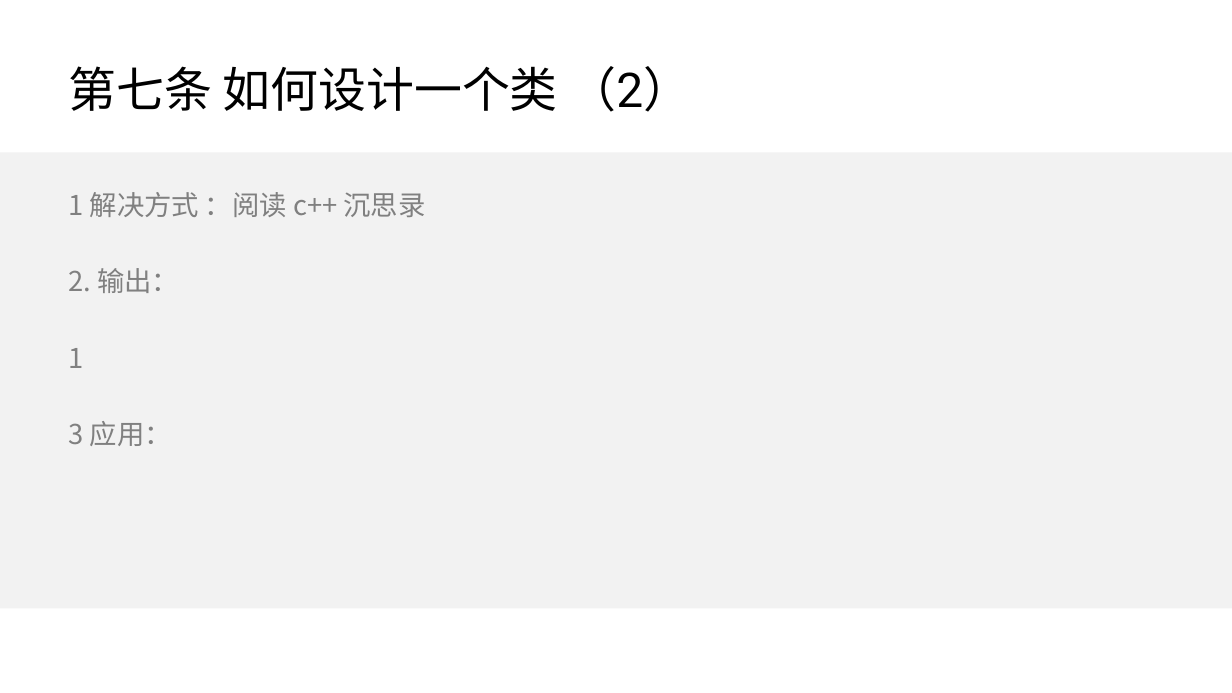
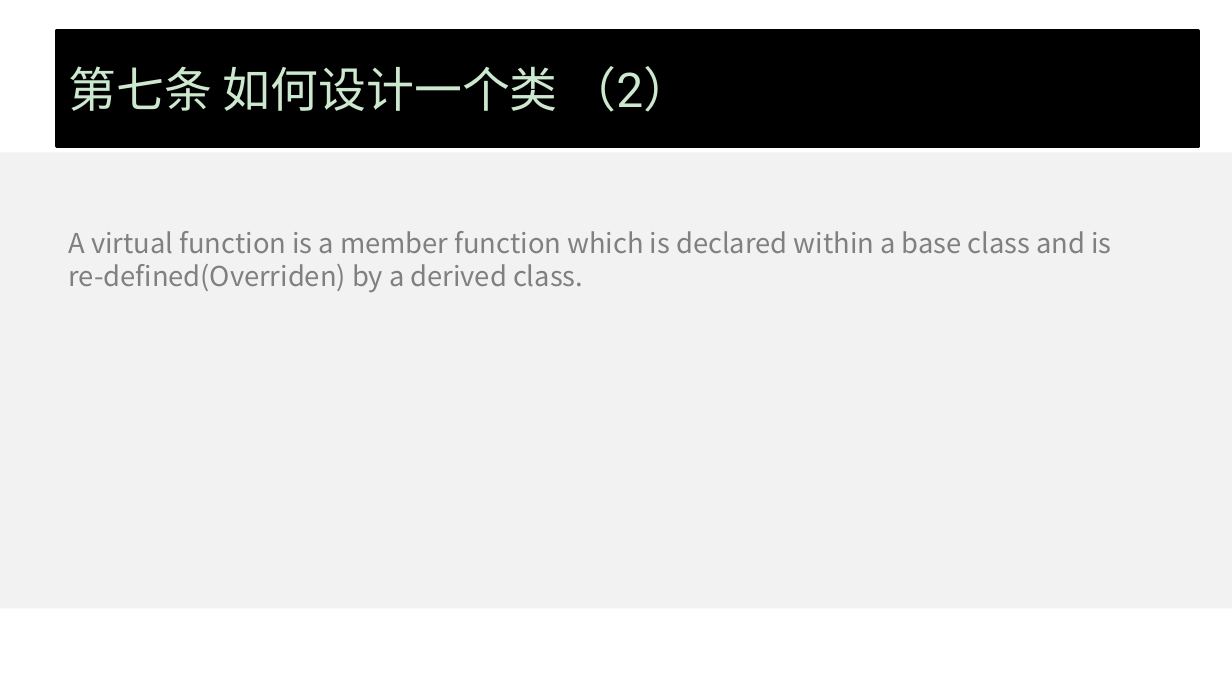
Before and after one commit to wangcy6/weekly, a slide deck: slide 8 of ppt/2019_c++_full.pptx. Drawn at 1232x693 pixels with LibreOffice and Linux fonts; fonts in the diff are those of the drawing; background and template pictures are left out. Boxes give left, top, right and bottom in pixels: in the first picture for what was removed or moved away, otherwise in the second. Text is boxed around its words. In the diff, an @@ line names an element or a change of style, - is before the commit and + after.

```diff
--- a/ppt/2019_c++_full.pptx
+++ b/ppt/2019_c++_full.pptx
@@ title "第七条 如何设计一个类 （2）": place and size @@
-title "第七条 如何设计一个类 （2）" at [69,66,691,112]
+title "第七条 如何设计一个类 （2）" at [57,31,1199,147]
@@ title "第七条 如何设计一个类 （2）" at [57,31,1199,147]: text colour #000000 to #CCE8CF; fill none to #000000; outline none to #000000 2 pt @@
@@ text at [68,231,1111,292]: text changed @@
-1 解决方式 ：阅读 c++ 沉思录
-2. 输出：
-1
-3 应用：
+A virtual function is a member function which is declared within a base class and is re-defined(Overriden) by a derived class.
```
Also in this commit, not shown: 1 other slide changed, 1 slide added, 25 other files.
